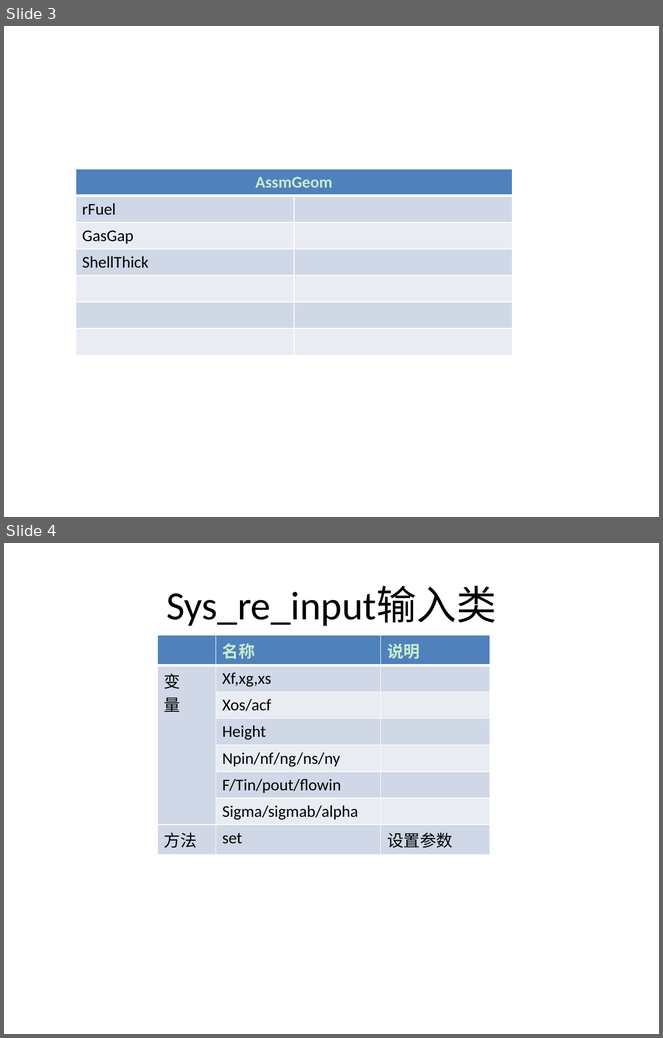
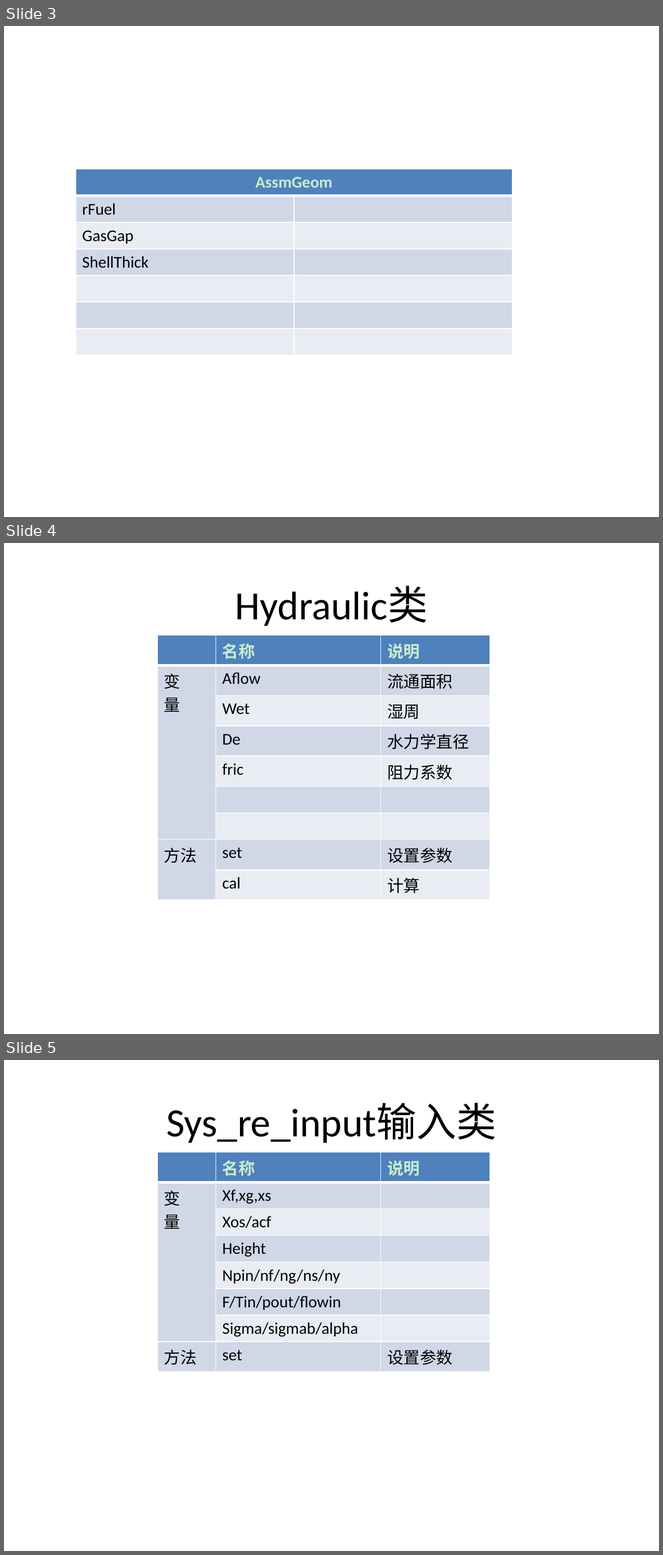
Before and after one commit to chenkangustc/assembly, a slide deck: assembly/debugassembly/book/程序框架.pptx. Shown one above the other, each under a label of ours: slides 3 and 4 before the commit, slides 3, 4 and 5 after it. The pictures are 663x1038 and 663x1555 pixels, drawn with LibreOffice and Linux fonts; fonts in the diff are those of the drawing. Boxes give left, top, right and bottom in pixels: in the first picture for what was removed or moved away, otherwise in the second. Text is boxed around its words. In the diff, an @@ line names an element or a change of style, - is before the commit and + after.

```diff
--- a/assembly/debugassembly/book/程序框架.pptx
+++ b/assembly/debugassembly/book/程序框架.pptx
@@ slide 4 added at box(4, 543, 659, 1034), background #C7EDCC @@
@@ title added at box(235, 586, 428, 626), 44 pt, text #000000 @@
+Hydraulic类
@@ table added at box(157, 636, 490, 896), 9 rows, 3 columns @@
+ | 名称 | 说明
+变 / 量 | Aflow | 流通面积
+ | Wet | 湿周
+ | De | 水力学直径
+ | fric | 阻力系数
+ |  | 
+ |  | 
+方法 | set | 设置参数
+ | cal | 计算
@@ what was slide 4 is now slide 5 @@
```
Also in this commit, not shown: 1 slide changed, 2 other slides added, 36 other files.
